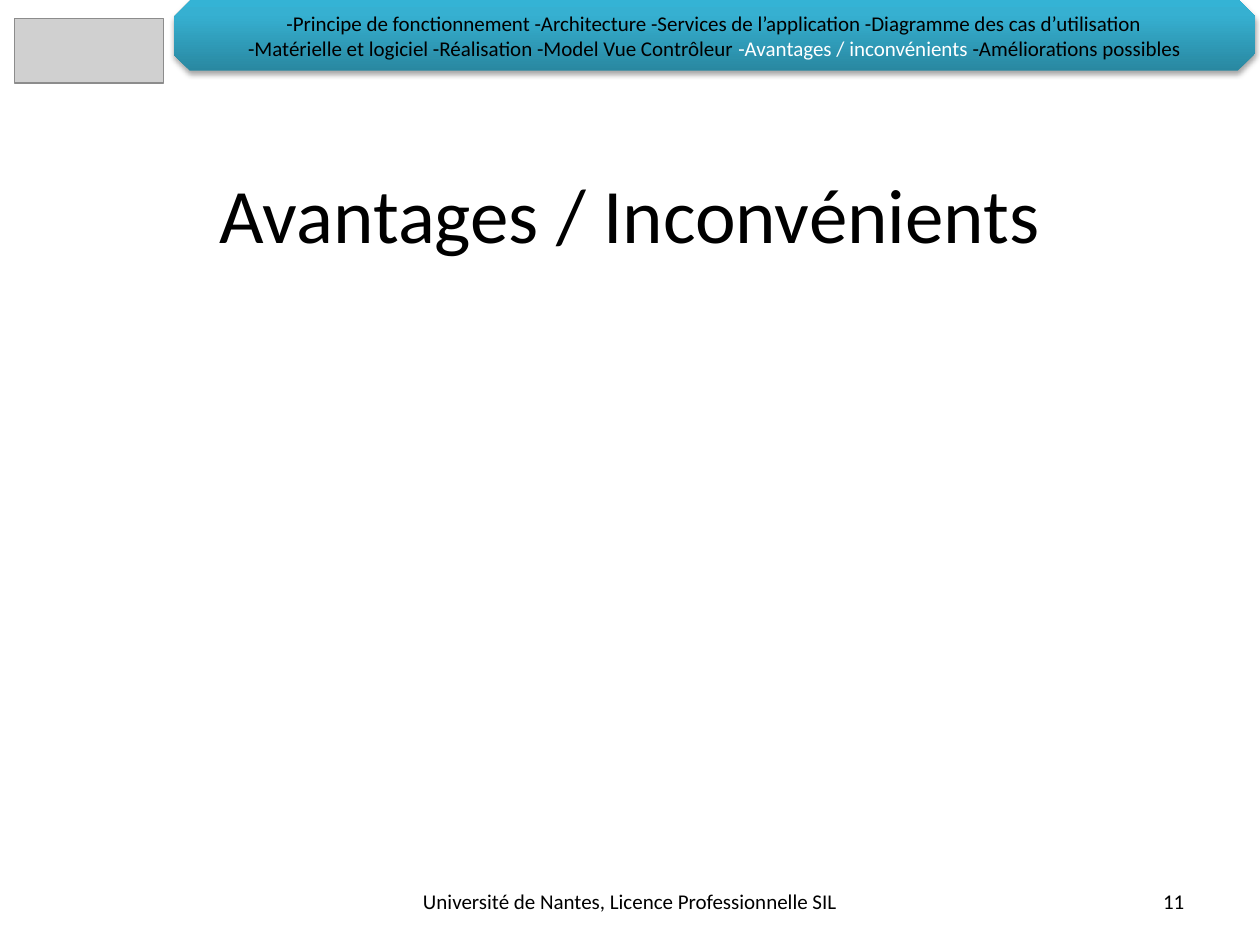
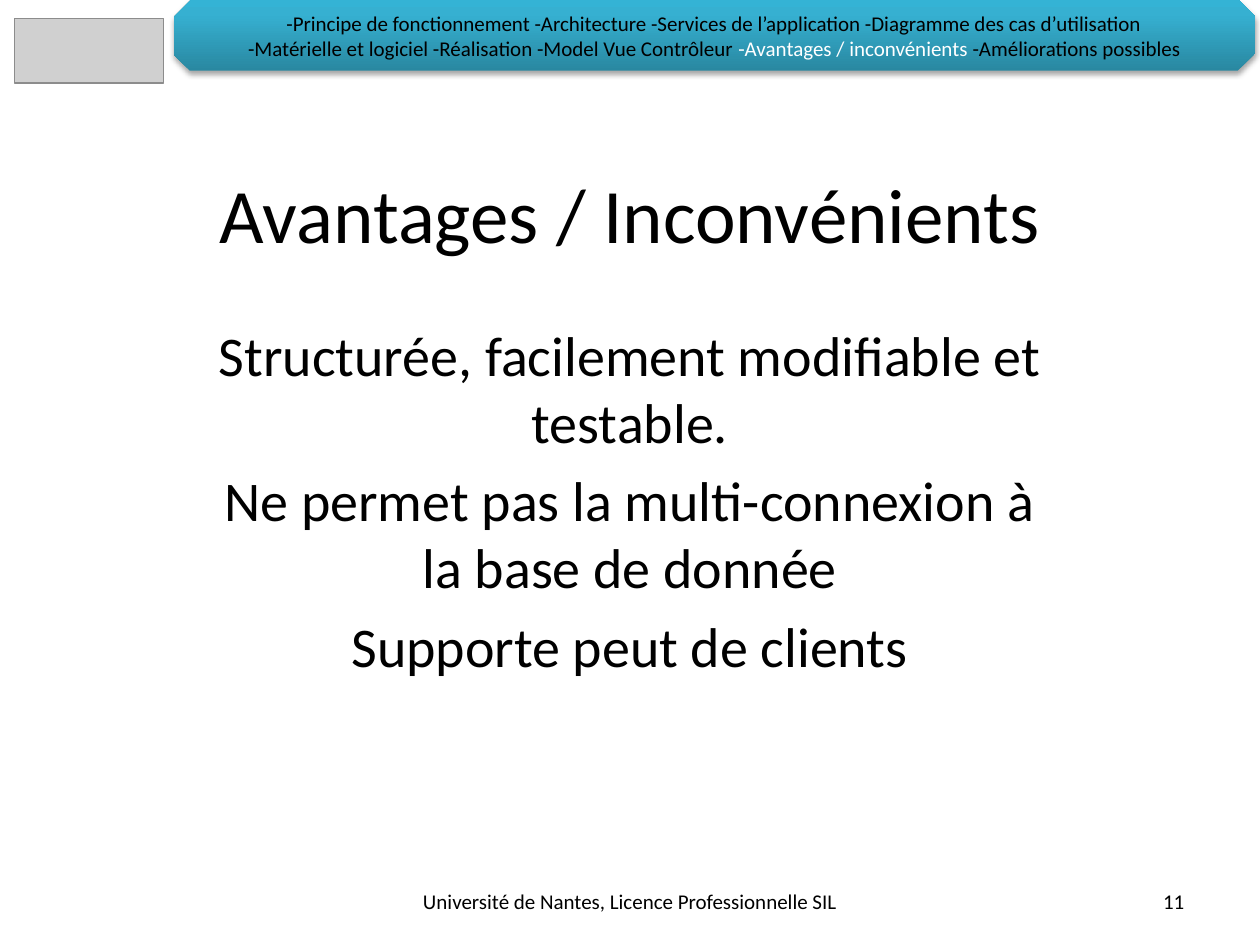
Before and after one commit to LeonardoALARCON/progr3, a slide deck: slide 11 of Documentation/DiapoProg3/PresentationProg3.pptx. Drawn at 1260x945 pixels with LibreOffice and Linux fonts; fonts in the diff are those of the drawing; grey boxes stand for pictures; background and template pictures are left out. Boxes give left, top, right and bottom in pixels: in the first picture for what was removed or moved away, otherwise in the second. Text is boxed around its words. In the diff, an @@ line names an element or a change of style, - is before the commit and + after.

```diff
--- a/Documentation/DiapoProg3/PresentationProg3.pptx
+++ b/Documentation/DiapoProg3/PresentationProg3.pptx
@@ subtitle added at (x1=219, y1=337, x2=1040, y2=676), 32 pt, text #000000 @@
+Structurée, facilement modifiable et testable.
+Ne permet pas la multi-connexion à la base de donnée
+Supporte peut de clients
```
Also in this commit, not shown: 1 other slide changed.
